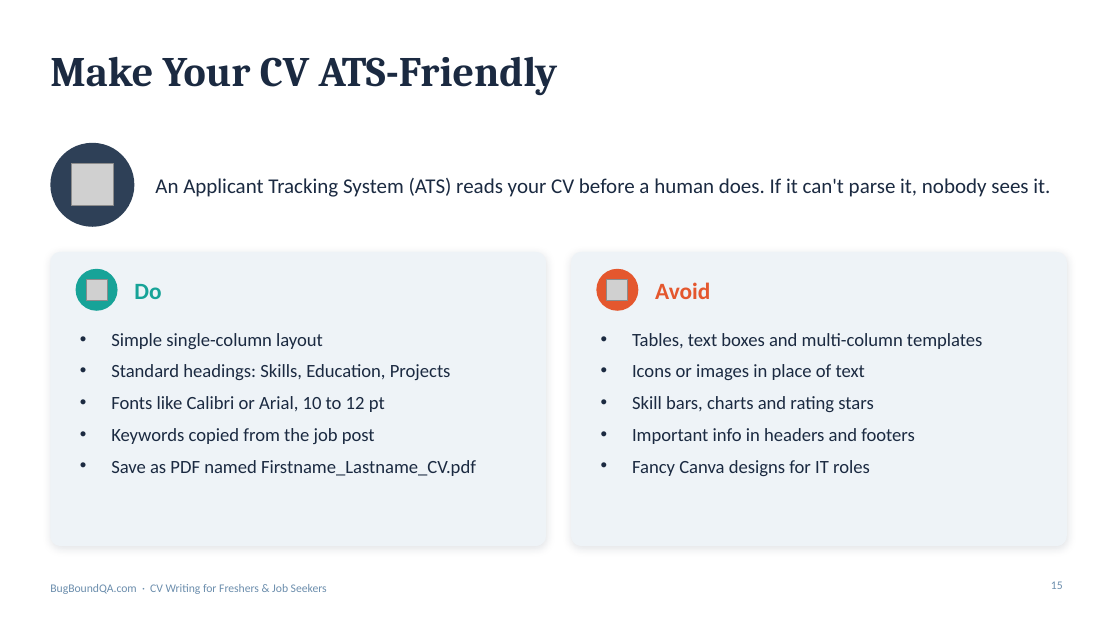
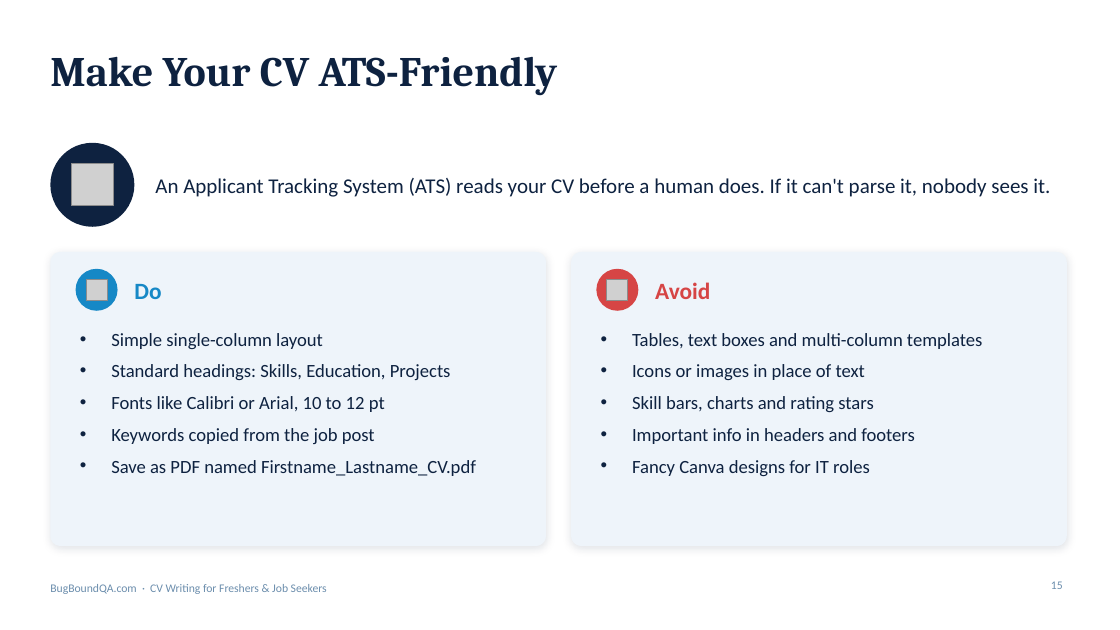
Before and after one commit to Katha-Sikdar/AutomationWithPlayWright, a slide deck: slide 15 of presentations/CV_Writing_for_Freshers_BugBoundQA.pptx. Drawn at 1120x630 pixels with LibreOffice and Linux fonts; fonts in the diff are those of the drawing; grey boxes stand for pictures; background and template pictures are left out. Boxes give left, top, right and bottom in pixels: in the first picture for what was removed or moved away, otherwise in the second. Text is boxed around its words. In the diff, an @@ line names an element or a change of style, - is before the commit and + after.

```diff
--- a/presentations/CV_Writing_for_Freshers_BugBoundQA.pptx
+++ b/presentations/CV_Writing_for_Freshers_BugBoundQA.pptx
@@ ellipse at <box>50,143,134,227</box>: fill #2E4057 to #0E2240 @@
@@ rounded rectangle at <box>50,252,546,546</box>: fill #EEF3F7 to #EEF4FA; shadow changed @@
@@ ellipse at <box>76,269,118,311</box>: fill #17A398 to #1688C6 @@
@@ text "Do" at <box>134,284,161,299</box>: text colour #17A398 to #1688C6 @@
@@ rounded rectangle at <box>571,252,1067,546</box>: fill #EEF3F7 to #EEF4FA; shadow changed @@
@@ ellipse at <box>597,269,639,311</box>: fill #E4572E to #D64545 @@
@@ text "Avoid" at <box>655,282,710,299</box>: text colour #E4572E to #D64545 @@
```
Also in this commit, not shown: 18 other slides changed.
